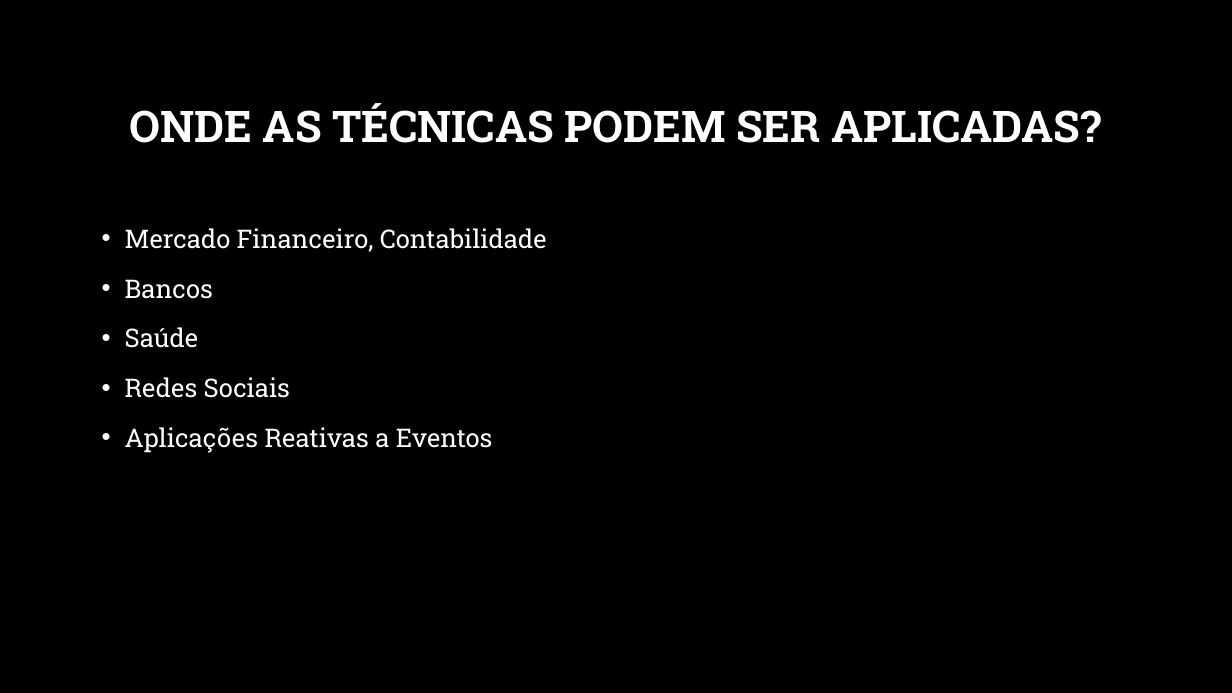
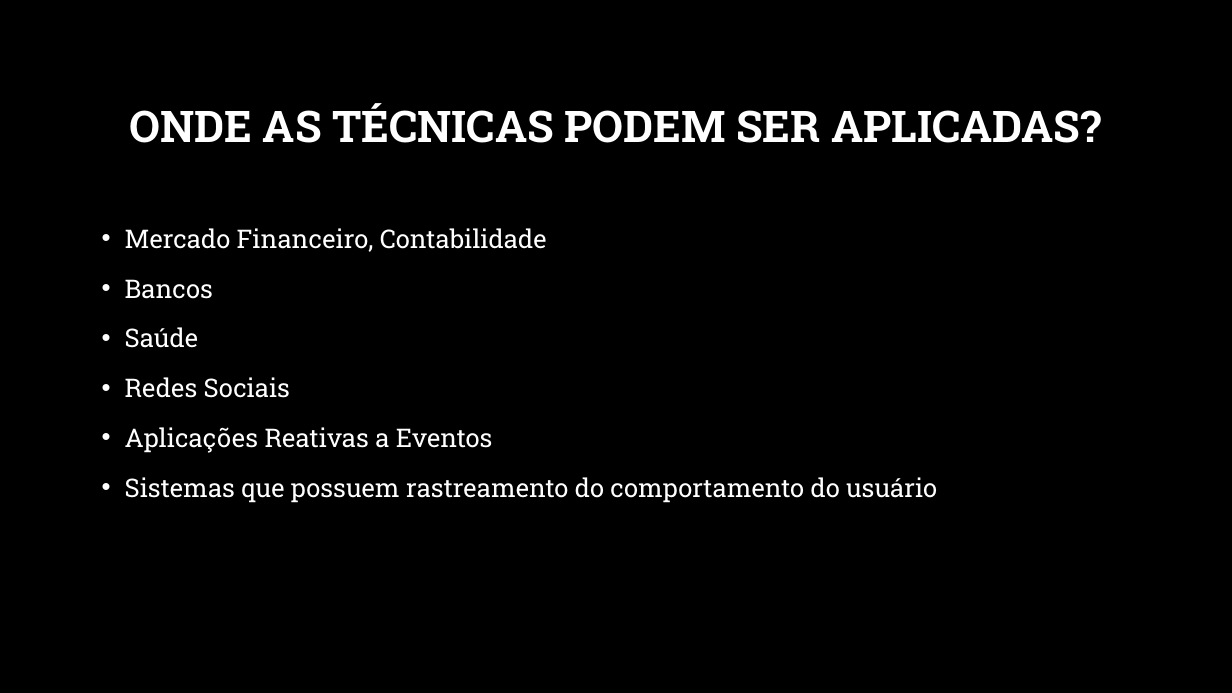
Before and after one commit to ivanpaulovich/mfa, a slide deck: slide 15 of docs/Como uma aplicação baseada em fluxo de dados pode ampliar a segurança em creches.pptx. Drawn at 1232x693 pixels with LibreOffice and Linux fonts; fonts in the diff are those of the drawing; background and template pictures are left out. Boxes give left, top, right and bottom in pixels: in the first picture for what was removed or moved away, otherwise in the second. Text is boxed around its words. In the diff, an @@ line names an element or a change of style, - is before the commit and + after.

```diff
--- a/docs/Como uma aplicação baseada em fluxo de dados pode ampliar a segurança em creches.pptx
+++ b/docs/Como uma aplicação baseada em fluxo de dados pode ampliar a segurança em creches.pptx
@@ text at (125, 477, 937, 503): paragraph added @@
+• Sistemas que possuem rastreamento do comportamento do usuário
```
Also in this commit, not shown: 7 other slides changed, 2 other files.
